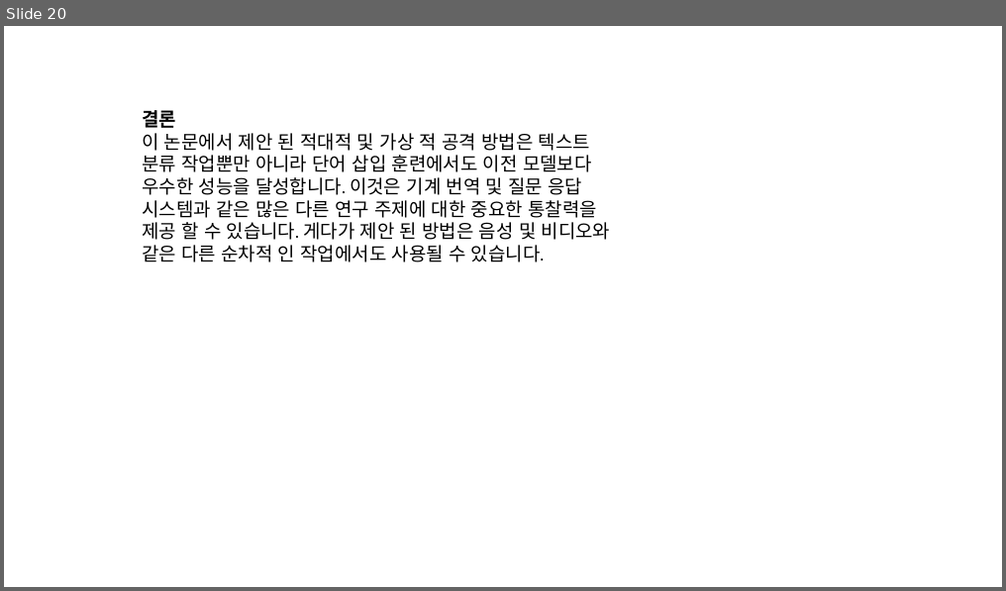
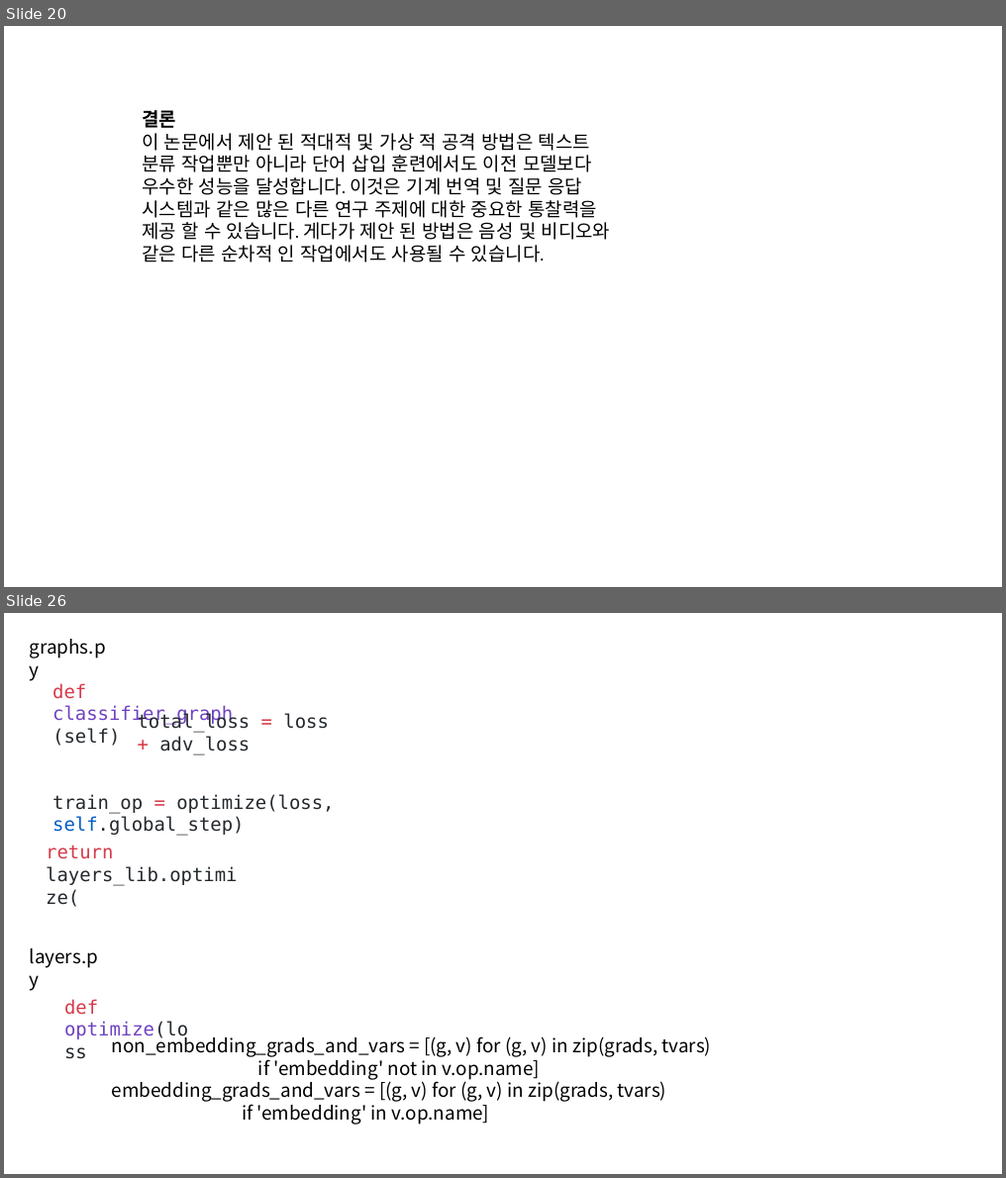
Before and after one commit to modudeepnlp/code_implementation, a slide deck: resources/slide/Adversarial Training Methods For Semi-Supervised Text Classification_20190311_ChangWookJun.pptx. Shown one above the other, each under a label of ours: slide 20 before the commit, slides 20 and 26 after it; the slides between them are not shown. The pictures are 1006x591 and 1006x1178 pixels, drawn with LibreOffice and Linux fonts; fonts in the diff are those of the drawing. Boxes give left, top, right and bottom in pixels: in the first picture for what was removed or moved away, otherwise in the second. Text is boxed around its words. In the diff, an @@ line names an element or a change of style, - is before the commit and + after.

```diff
--- a/resources/slide/Adversarial Training Methods For Semi-Supervised Text Classification_20190311_ChangWookJun.pptx
+++ b/resources/slide/Adversarial Training Methods For Semi-Supervised Text Classification_20190311_ChangWookJun.pptx
@@ slide 26 added at [4, 613, 1002, 1174], background #FFFFFF @@
@@ text added at [30, 639, 106, 659], 18 pt, text #000000 @@
+graphs.py
@@ text added at [53, 683, 233, 746], 18 pt, text #6F42C1 @@
+def classifier_graph(self)
@@ text added at [138, 713, 329, 756], 18 pt, text #24292E @@
+total_loss = loss + adv_loss
@@ text added at [53, 794, 334, 836], 18 pt, text #24292E @@
+train_op = optimize(loss, self.global_step)
@@ text added at [46, 845, 237, 886], 18 pt, text #24292E @@
+return layers_lib.optimize(
@@ text added at [30, 949, 98, 968], 18 pt, text #000000 @@
+layers.py
@@ text added at [64, 999, 188, 1041], 18 pt, text #6F42C1 @@
+def optimize(loss
@@ text added at [112, 1034, 712, 1125], 18 pt, text #000000 @@
+non_embedding_grads_and_vars = [(g, v) for (g, v) in zip(grads, tvars)
+if 'embedding' not in v.op.name]
+embedding_grads_and_vars = [(g, v) for (g, v) in zip(grads, tvars)
+if 'embedding' in v.op.name]
```
Also in this commit, not shown: 10 slides changed, 6 other slides added.
